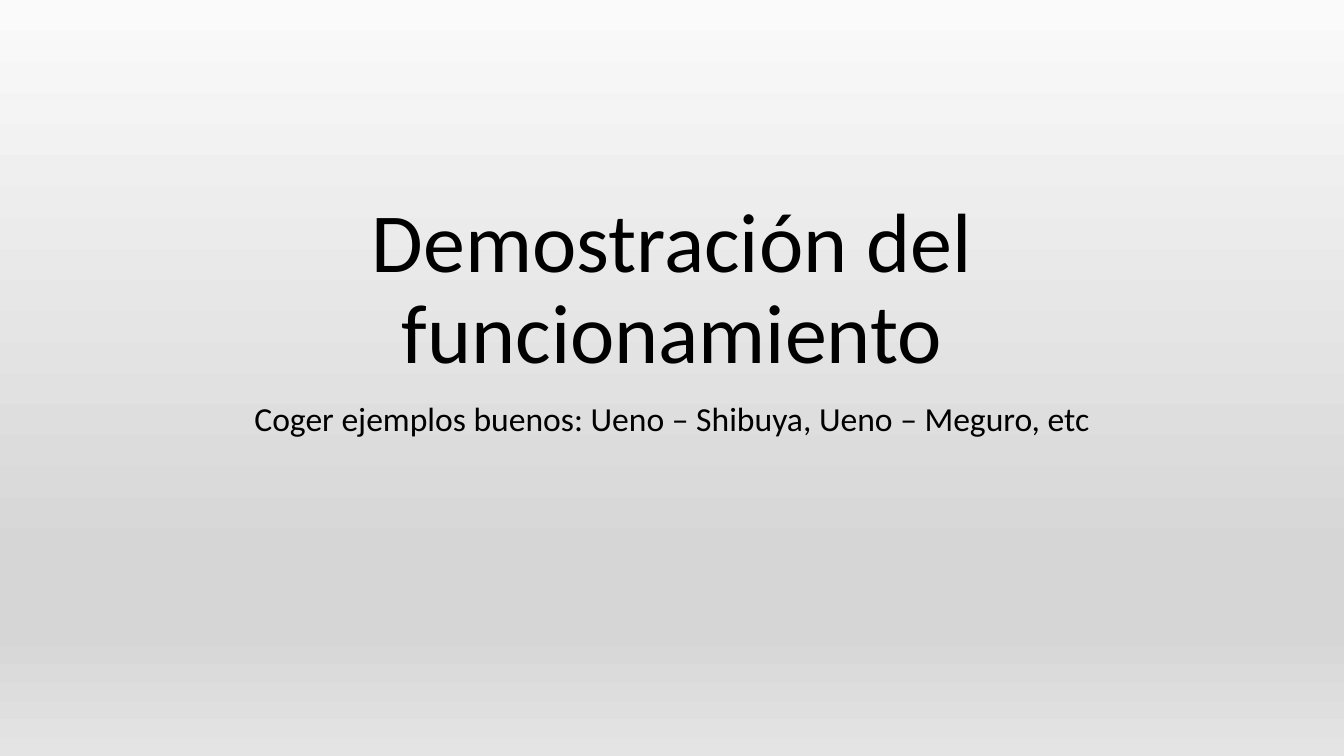
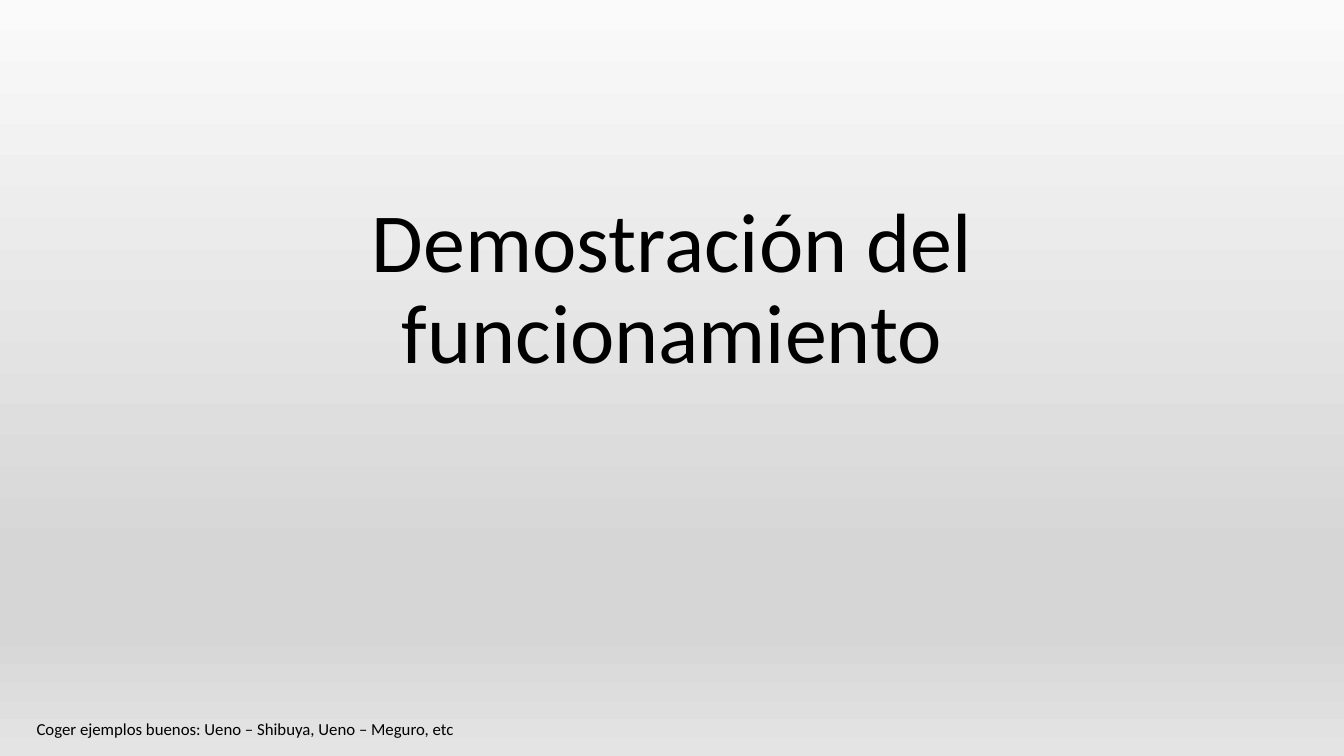
Before and after one commit to AGarciaCast/MetroJapon, a slide deck: slide 21 of PresentacionMetro.pptx. Drawn at 1344x756 pixels with LibreOffice and Linux fonts; fonts in the diff are those of the drawing. Boxes give left, top, right and bottom in pixels: in the first picture for what was removed or moved away, otherwise in the second. Text is boxed around its words. In the diff, an @@ line names an element or a change of style, - is before the commit and + after.

```diff
--- a/PresentacionMetro.pptx
+++ b/PresentacionMetro.pptx
@@ subtitle "Coger ejemplos buenos: Ueno – ..." moved from (x1=254, y1=407, x2=1090, y2=437) to (x1=37, y1=723, x2=454, y2=738) @@
@@ subtitle "Coger ejemplos buenos: Ueno – ..." at (x1=37, y1=723, x2=454, y2=738): size 24 to 12 pt @@
```
Also in this commit, not shown: 8 other slides changed.
